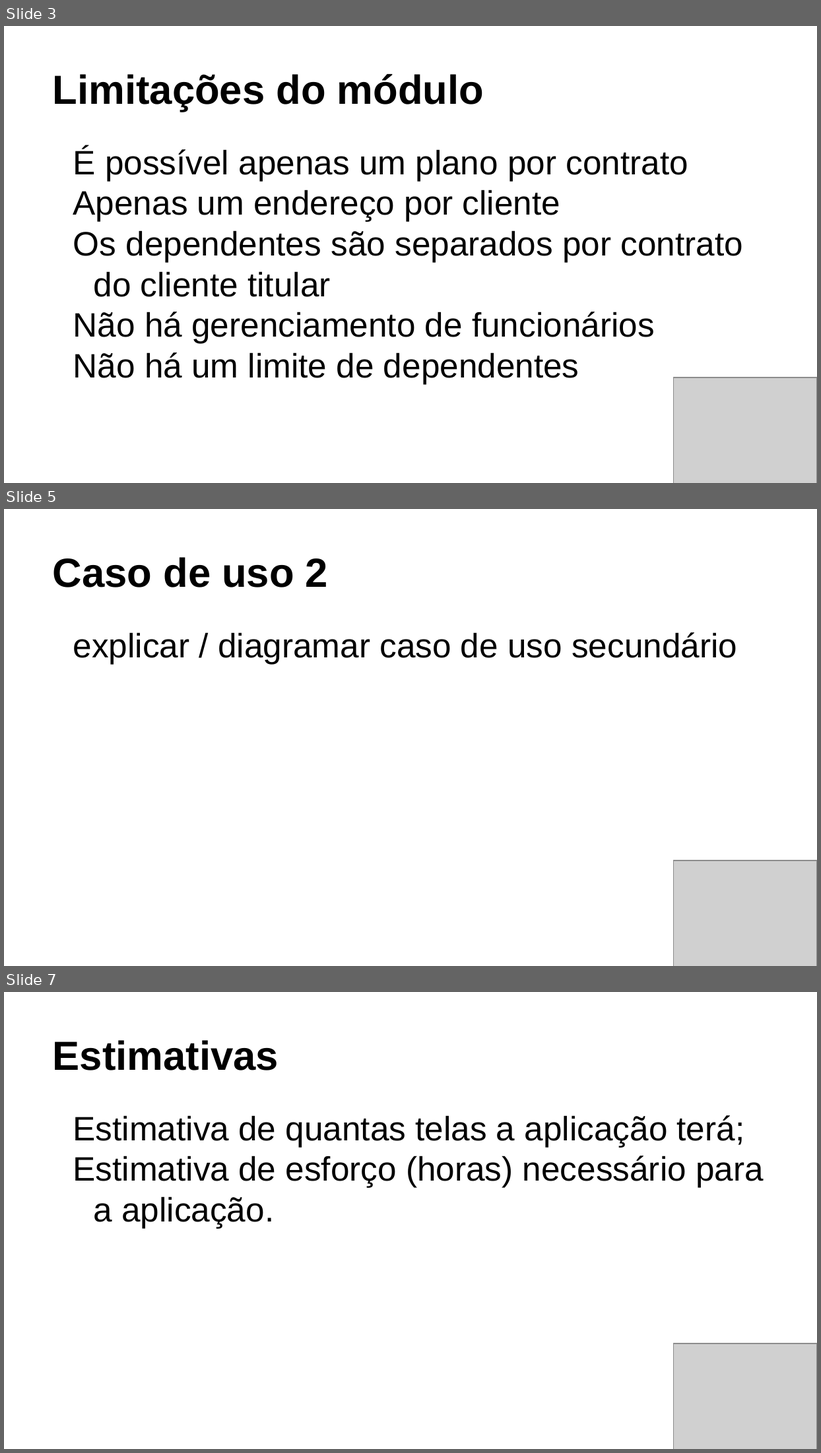
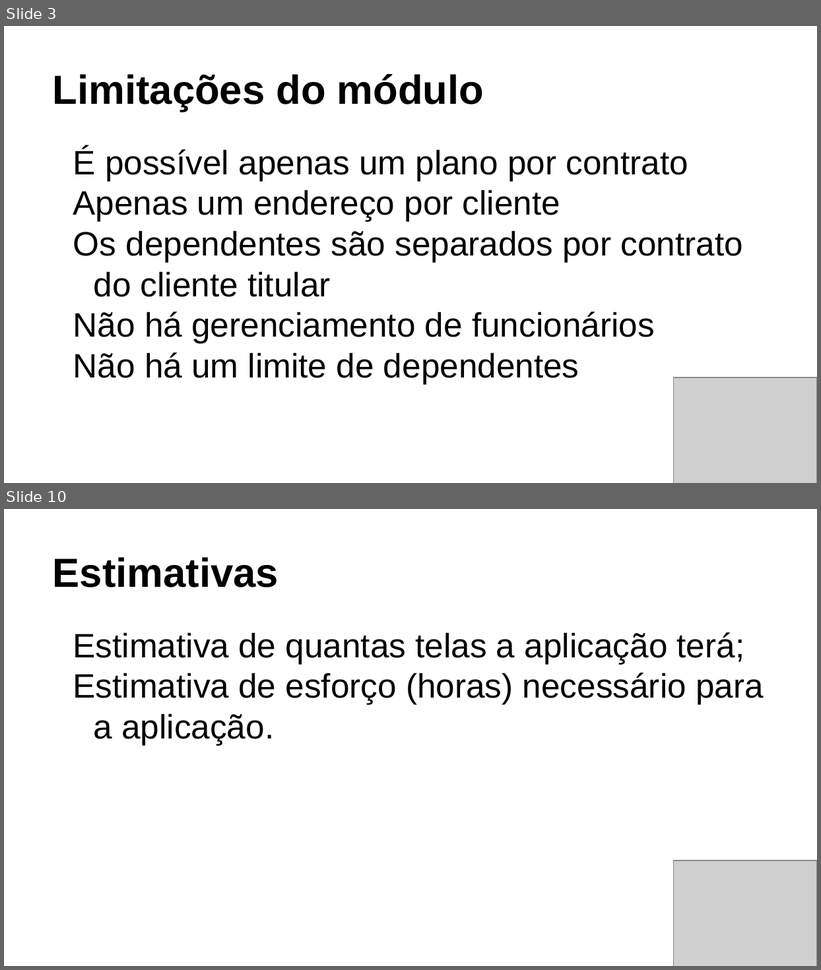
Before and after one commit to williamfgoncalves/william.goncalves, a slide deck: Banco de Dados - Modulo 2/Trabalho Modelagem Academia/Apresentação Modelagem Academia.pptx. Shown one above the other, each under a label of ours: slides 3, 5 and 7 before the commit, slides 3 and 10 after it; the slides between them are not shown. The pictures are 821x1453 and 821x970 pixels, drawn with LibreOffice and Linux fonts; fonts in the diff are those of the drawing; grey boxes stand for pictures. Boxes give left, top, right and bottom in pixels: in the first picture for what was removed or moved away, otherwise in the second. Text is boxed around its words. In the diff, an @@ line names an element or a change of style, - is before the commit and + after.

```diff
--- a/Banco de Dados - Modulo 2/Trabalho Modelagem Academia/Apresentação Modelagem Academia.pptx
+++ b/Banco de Dados - Modulo 2/Trabalho Modelagem Academia/Apresentação Modelagem Academia.pptx
@@ slide 5 removed at (4, 509, 817, 966), background #FFFFFF @@
@@ title removed at (53, 557, 328, 588) @@
-Caso de uso 2
@@ text removed at (73, 632, 737, 664) @@
-explicar / diagramar caso de uso secundário
@@ picture removed at (674, 861, 817, 966) @@
@@ what was slide 7 is now slide 10 @@
```
Also in this commit, not shown: 3 slides changed, 4 slides added, 15 other files.
